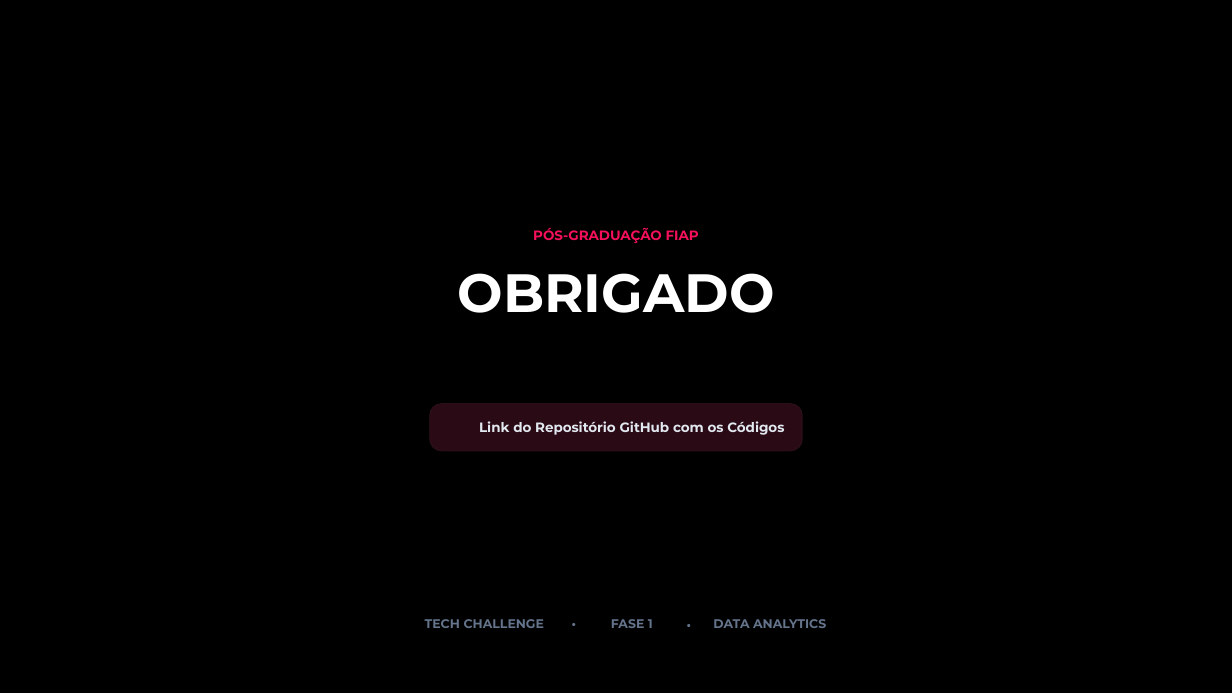
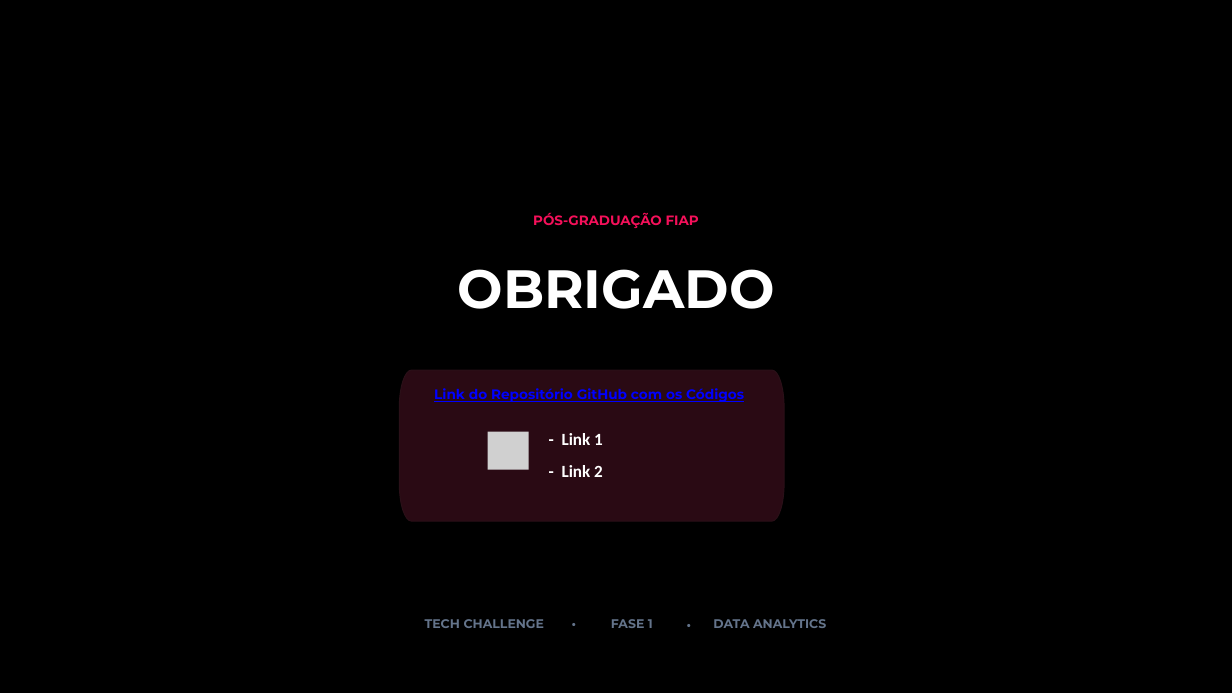
Before and after one commit to lrodrigues168/fiap-tech-challenge-olist, a slide deck: slide 22 of docs/Slide - Apresentação executiva.pptx. Drawn at 1232x693 pixels with LibreOffice and Linux fonts; fonts in the diff are those of the drawing; grey boxes stand for pictures; background and template pictures are left out. Boxes give left, top, right and bottom in pixels: in the first picture for what was removed or moved away, otherwise in the second. Text is boxed around its words. In the diff, an @@ line names an element or a change of style, - is before the commit and + after.

```diff
--- a/docs/Slide - Apresentação executiva.pptx
+++ b/docs/Slide - Apresentação executiva.pptx
@@ text "PÓS-GRADUAÇÃO FIAP": place and size @@
-text "PÓS-GRADUAÇÃO FIAP" at (533, 227, 699, 243)
+text "PÓS-GRADUAÇÃO FIAP" at (533, 212, 699, 228)
@@ text "OBRIGADO": place and size @@
-text "OBRIGADO" at (458, 273, 775, 313)
+text "OBRIGADO" at (458, 269, 775, 309)
@@ freeform shape: place and size @@
-freeform shape at (430, 403, 803, 451)
+freeform shape at (399, 370, 784, 521)
@@ text "Link do Repositório GitHub com ...": place and size @@
-text "Link do Repositório GitHub com ..." at (479, 421, 784, 435)
+text "Link do Repositório GitHub com ..." at (434, 388, 744, 402)
@@ text "Link do Repositório GitHub com ..." at (434, 388, 744, 402): size 15.8 to 16 pt, text colour #E2E8F0 to #0000FF, underline on @@
@@ picture added at (488, 432, 529, 470) @@
@@ text added at (562, 433, 603, 445), 20 pt, text #FFFFFF, bold @@
+- Link 1
@@ text added at (562, 465, 603, 477), 20 pt, text #FFFFFF, bold @@
+- Link 2
```
Also in this commit, not shown: 11 other slides changed.
